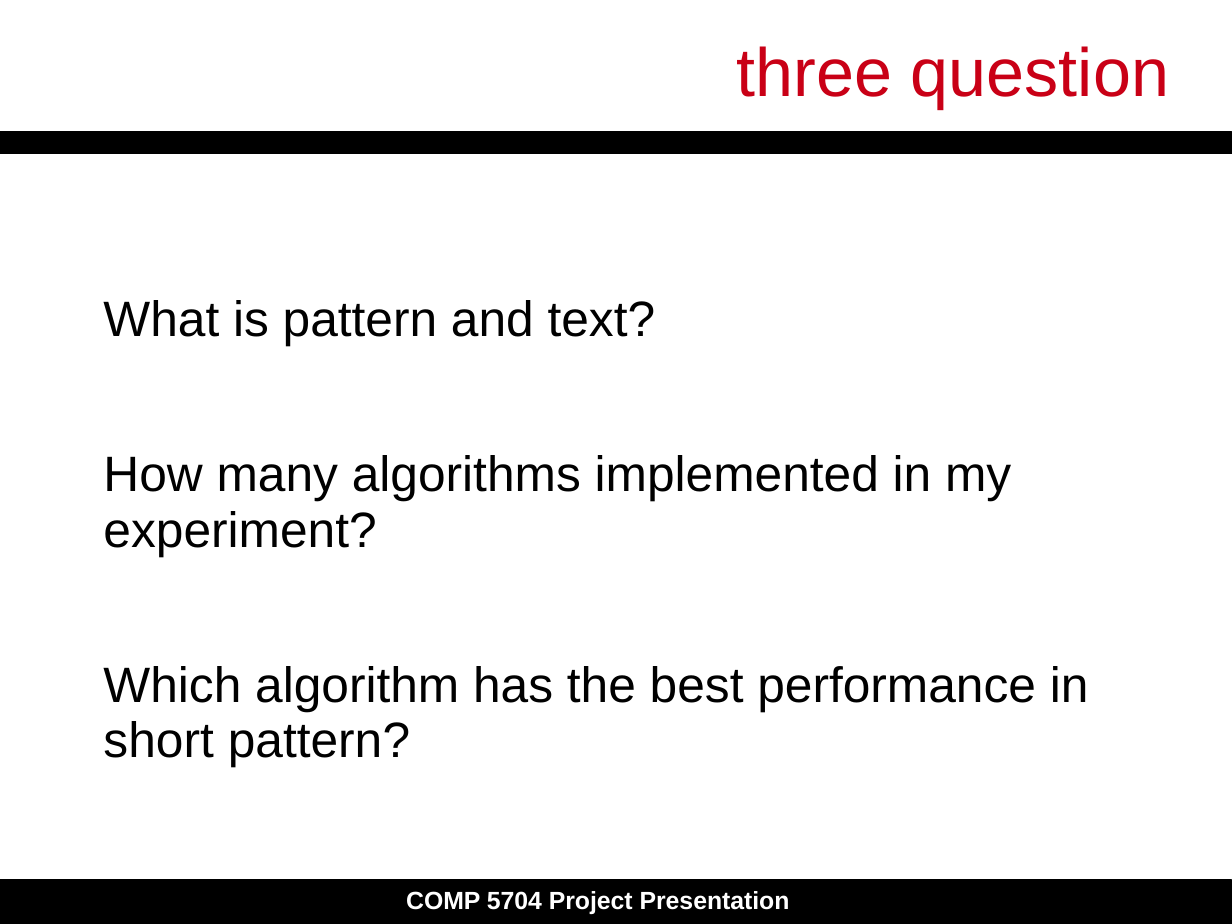
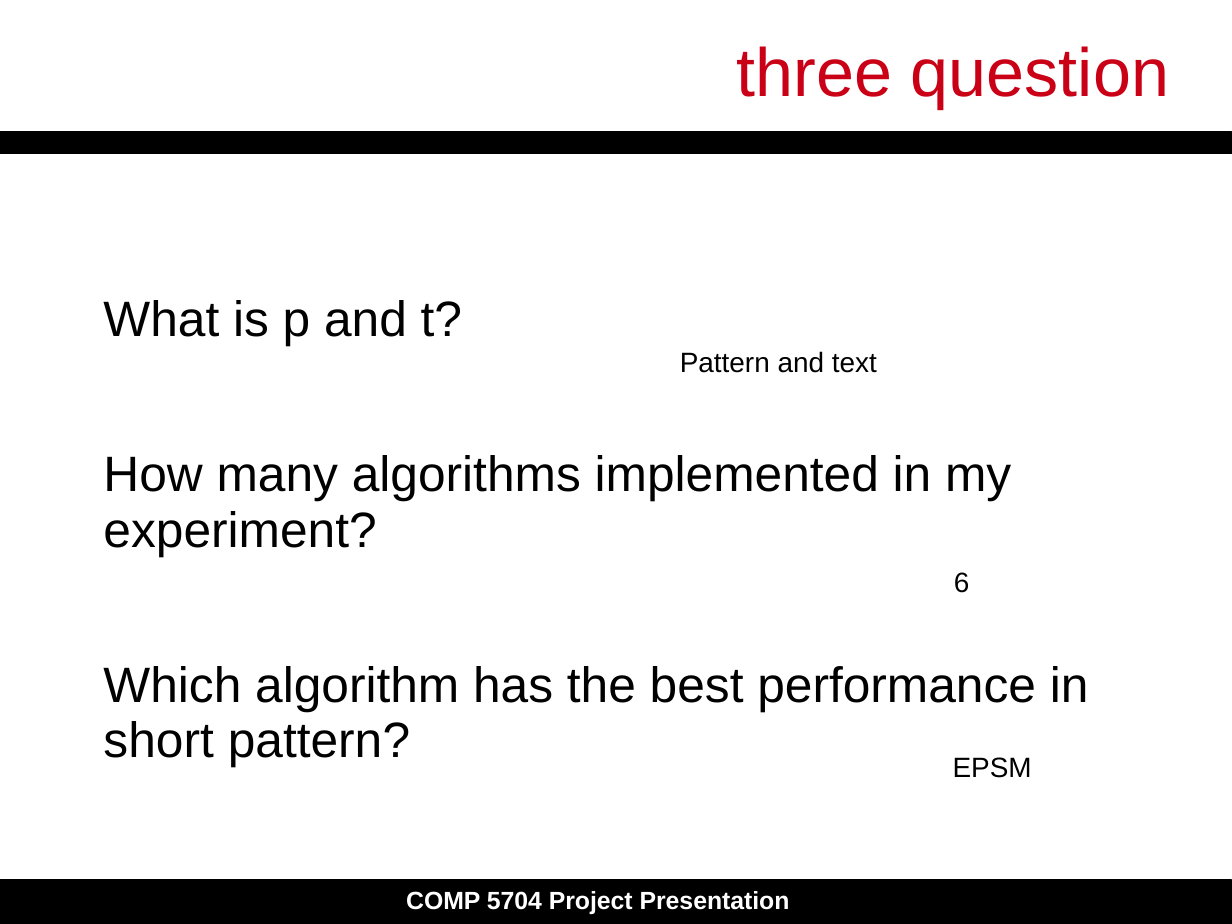
Before and after one commit to dengyull/COMP5704-project, a slide deck: slide 23 of Final_Presentation.pptx. Drawn at 1232x924 pixels with LibreOffice and Linux fonts; fonts in the diff are those of the drawing. Boxes give left, top, right and bottom in pixels: in the first picture for what was removed or moved away, otherwise in the second. Text is boxed around its words. In the diff, an @@ line names an element or a change of style, - is before the commit and + after.

```diff
--- a/Final_Presentation.pptx
+++ b/Final_Presentation.pptx
@@ text at (103, 300, 462, 345): text changed @@
-What is pattern and text?
+What is p and t?
@@ text added at (680, 351, 877, 373), 18 pt, text #000000 @@
+Pattern and text
@@ text added at (954, 572, 970, 593), 18 pt, text #000000 @@
+6
@@ text added at (953, 757, 1032, 778), 18 pt, text #000000 @@
+EPSM
```
Also in this commit, not shown: 8 other slides changed.
